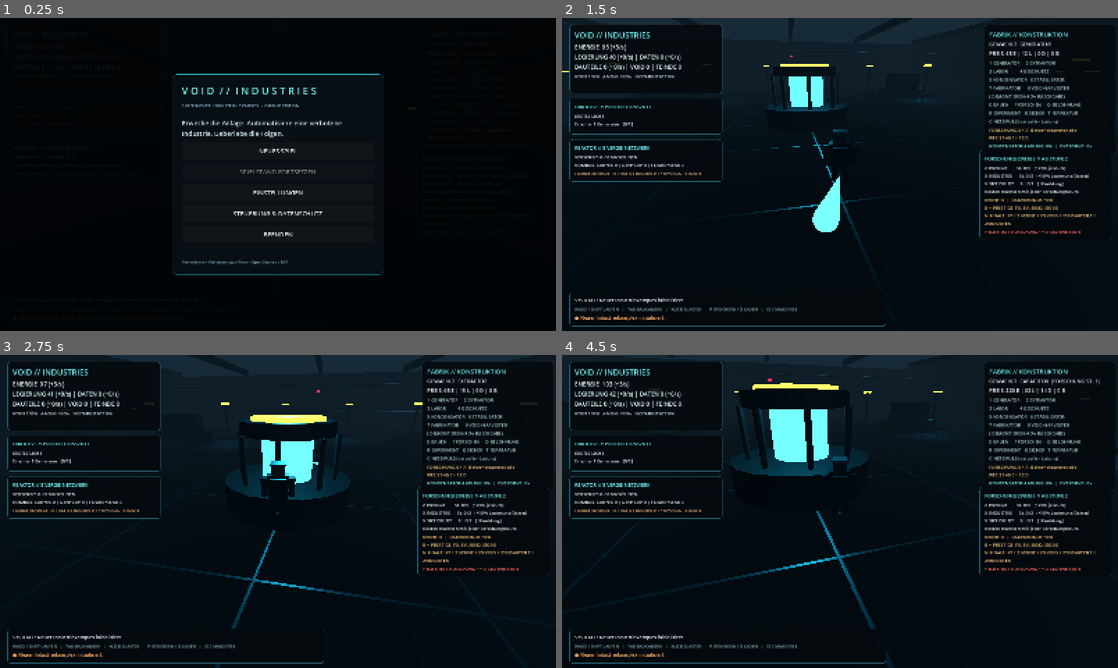
Above: before the commit, frames 1-4 (two rows, left to right).
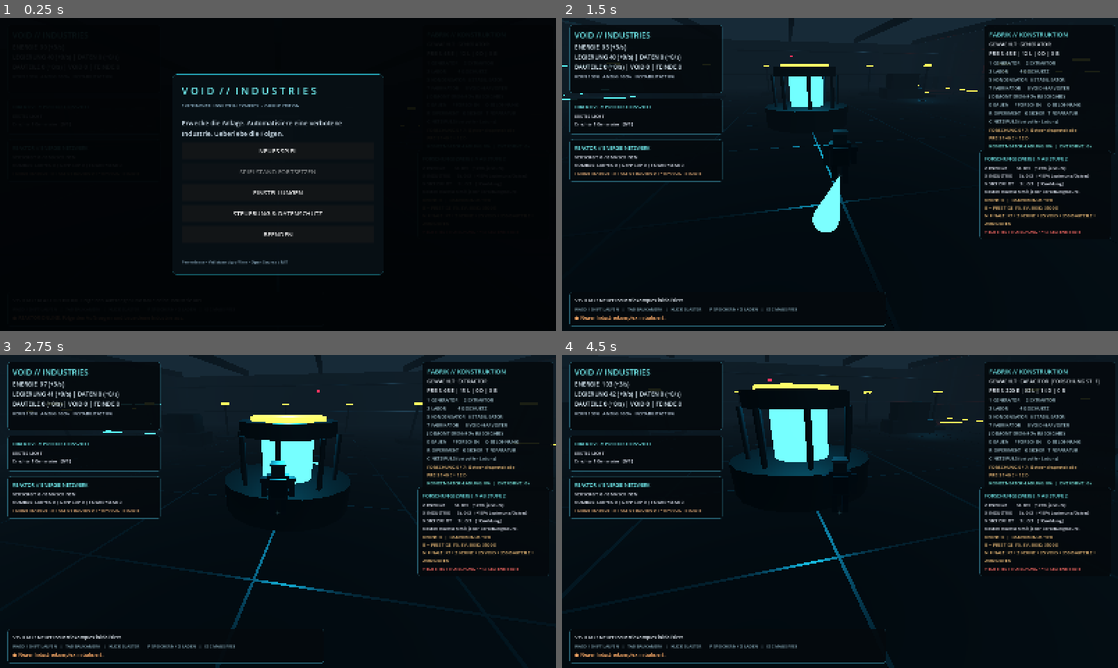
Above: after the commit, the same moments.

Repository: Lizziies/Chatgpt-in-chat-GPT-6-Hoch-Game
Game: Godot game, scene res://scenes/main.tscn
Same seed, same stepped clock (60 frames per second), same inputs: the game is played once before the commit and once after it.
Inputs (mouse positions are in pixels of both pictures, inside the frame that each line leads up to):
- Up to frame 1 (0.25 s): no input
- Up to frame 2 (1.5 s): click "NEUES SPIEL" at 0.5 s; tap Enter at 1.25 s; move the mouse to (867, 174) at 1.27 s; hold W from 1.28 s (still down); tap 1 at 1.35 s; click (867, 174) at 1.42 s
- Up to frame 3 (2.75 s): keep holding W; tap Space at 1.52, 2.27 s; move the mouse to (250, 511) at 2.02 s; tap 2 at 2.1 s
- Up to frame 4 (4.5 s): keep holding W; move the mouse to (851, 505) at 2.77 s; tap 3 at 2.85 s; move the mouse to (834, 517) at 3.52 s; tap 4 at 3.6 s; click (834, 517) at 3.67 s; tap Space at 3.77 s; move the mouse to (878, 514) at 4.27 s; tap 5 at 4.35 s

The runs differ from the first frame. In frame 2, less than 0.1% of the frame differs, in the area x 0-75%, y 0-27%; in frame 3, less than 0.1%; in frame 4, less than 0.1%.

Commit message:
art: add three distinct industrial sectors with unique environment props and lighting

Diff:
--- a/scripts/main.gd
+++ b/scripts/main.gd
@@ -238,6 +238,7 @@
 		_box(Vector3(0.9, 0.26, 0.9), point + Vector3(0, 4.8, 0), mat_amber)
 		if i % 2 == 0:
 			_light(point + Vector3(0, 4.45, 0), Color(0.13, 0.72, 0.91), 1.25, 13.0)
+	_create_industrial_districts()
 	for i in range(4):
 		var a: float = TAU * float(i) / 4.0 + PI / 4.0
 		var x: float = cos(a) * 23.0
@@ -245,6 +246,40 @@
 		_box(Vector3(6.2, 1.5, 3.2), Vector3(x, 0.75, z), mat_steel)
 		_box(Vector3(4.5, 2.5, 2.2), Vector3(x, 2.35, z), mat_dark)
 		_pipe(Vector3(x-2, 3, z), Vector3(x+2, 3, z), 0.18, mat_amber)
+
+func _create_industrial_districts() -> void:
+	# Three distinctive themed sectors, all generated from our own primitives.
+	# Scenic details are non-colliding so they cannot block the player or power grid.
+	var sectors: Array[Dictionary] = [
+		{"name": "ENERGY", "at": Vector3(-33, 0, -31), "glow": mat_neon},
+		{"name": "RESEARCH", "at": Vector3(32, 0, -31), "glow": mat_amber},
+		{"name": "CONTAINMENT", "at": Vector3(31, 0, 32), "glow": mat_red}
+	]
+	for sector in sectors:
+		var center: Vector3 = sector["at"]
+		var accent: Material = sector["glow"]
+		_box(Vector3(13, 0.15, 13), center + Vector3(0, 0.02, 0), mat_dark)
+		for edge in [-1.0, 1.0]:
+			_box(Vector3(13, 0.11, 0.20), center + Vector3(0, 0.14, edge * 6.5), accent)
+			_box(Vector3(0.20, 0.11, 13), center + Vector3(edge * 6.5, 0.14, 0), accent)
+		for i in range(5):
+			var u: float = float(i) * 2.1 - 4.2
+			_box(Vector3(1.2, 0.6, 1.3), center + Vector3(u, 0.5, -3.8), mat_steel)
+			_box(Vector3(0.86, 0.11, 0.9), center + Vector3(u, 0.87, -3.8), accent)
+		if str(sector["name"]) == "ENERGY":
+			for i in range(3):
+				_cylinder(center + Vector3((i - 1) * 3.2, 2.4, 2.0), 0.9, 4.3, mat_dark)
+				_cylinder(center + Vector3((i - 1) * 3.2, 4.7, 2.0), 0.92, 0.18, mat_neon)
+		elif str(sector["name"]) == "RESEARCH":
+			for i in range(3):
+				_box(Vector3(2.0, 2.5, 2.0), center + Vector3((i - 1) * 3.4, 1.8, 2.0), mat_steel)
+				_box(Vector3(1.7, 0.8, 0.14), center + Vector3((i - 1) * 3.4, 2.1, 0.94), mat_neon)
+		else:
+			for i in range(4):
+				var x: float = float(i) * 2.7 - 4.05
+				_cylinder(center + Vector3(x, 2.1, 2.0), 0.67, 3.8, mat_dark)
+				_cylinder(center + Vector3(x, 2.1, 2.0), 0.28, 3.7, mat_red)
+		_light(center + Vector3(0, 5.2, 0), Color(0.17, 0.65, 0.76) if accent == mat_neon else Color(0.85, 0.26, 0.15), 1.4, 13.0)
 
 func _create_pad(location: Vector3) -> void:
 	_cylinder(location + Vector3(0, 0.085, 0), 2.05, 0.18, mat_steel)
